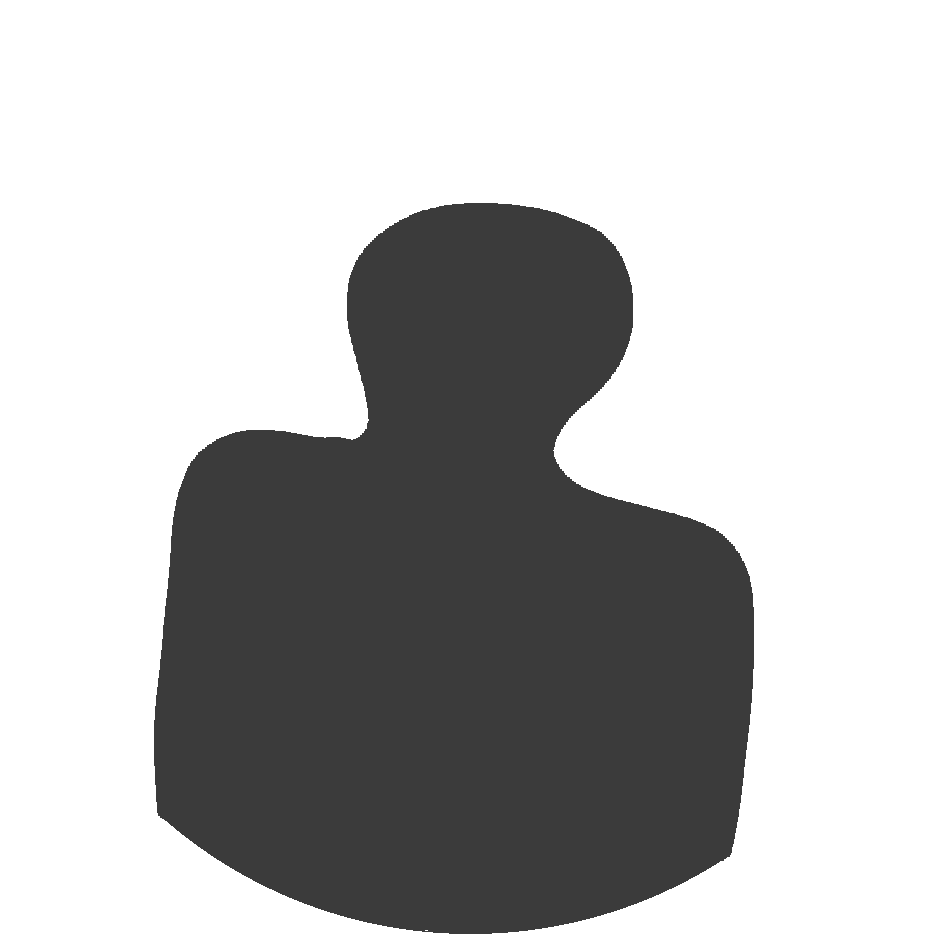
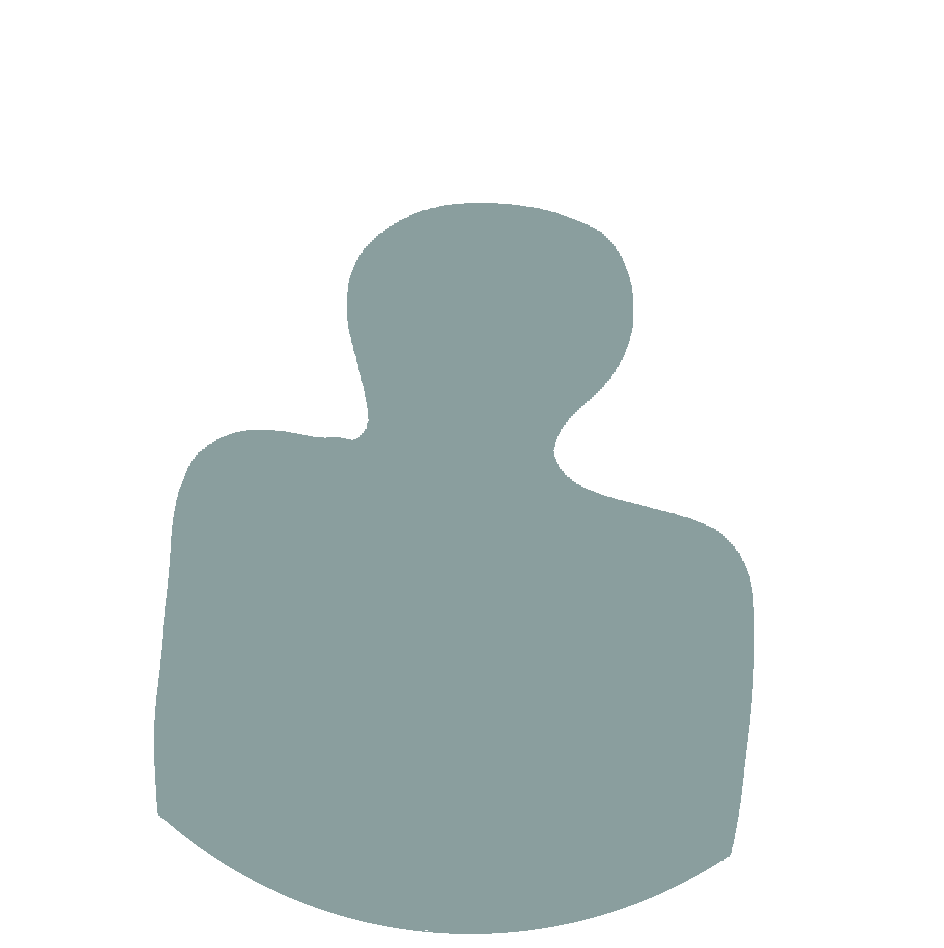
The second 944×948 image is a revision of the first. Changes to its layers:
painted on "shade" over left=154, top=203, right=754, bottom=934
